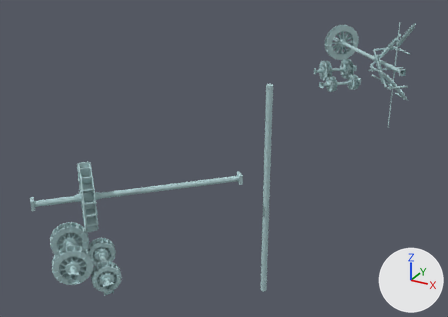
Renders of the FBX model G-Lab-E/Assets/kubokawa/Models/stage_winter/field_winter_gear_grp.fbx from each side of a commit.
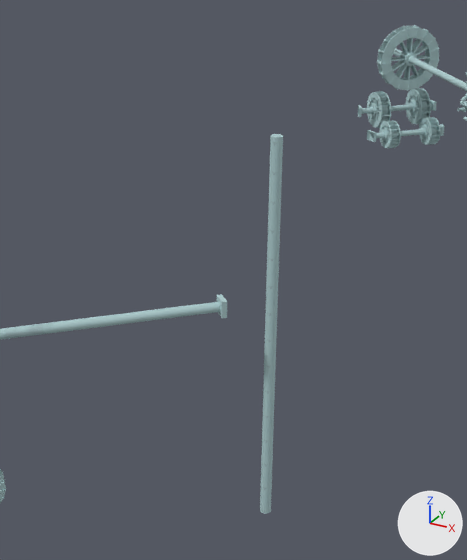
The first picture shows the older version from a camera (50 mm lens) standing at (0.1, 186.8, 34.0) and looking at (-31.5, 244.3, 5.3). The close-ups show both versions on the part from 26% to 83% of the width and 3% to 100% of the height of that picture. Every picture has the same lights, and +X, +Y and +Z are marked at lower right. Where no turn or scale is listed for an object, it has been applied to the vertices. Vertices at the same position are counted once.

Names of what the first close-up shows: 'field_winter_gear_grp1', 'field_winter_gear_grp2', 'field_winter_gear_recline'.
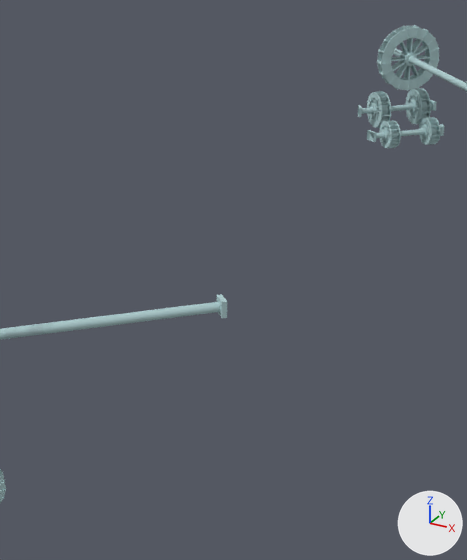
What differs and where, as boxes (x1, y1, x2, y2) in the close-ups (467 x 560 px):
'field_winter_gear_grp1', reshaped
    before: (0, 134, 283, 514)
    after: (0, 294, 227, 503)
'field_winter_gear_recline', deleted
    before: (457, 72, 467, 121)
part 1 of me_mesh, deleted
    before: (260, 134, 283, 514)

The change, as a list of edits to the scene's bpy script:
```text
Change me_mesh:
    where me_mesh.from_pydata(...)  # 5524 vertices, 5378 faces; spans x -7.3..7.6, y -7.3..7.5, z -9.8..9.8
    used by ob_field_winter_gear_grp1; location = (-27.0, 222.95, 9.78)
    me_mesh part 1: the loose piece of 33 vertices spanning x 7.1..7.6, y 7.0..7.5, z -9.8..9.8 is deleted
Remove ob_field_winter_gear_recline:
    ob_field_winter_gear_recline = bpy.data.objects.new('field_winter_gear_recline', me_mesh_002)
    ob_field_winter_gear_recline.location = (-19.6, 269.02, 10.41)
```
